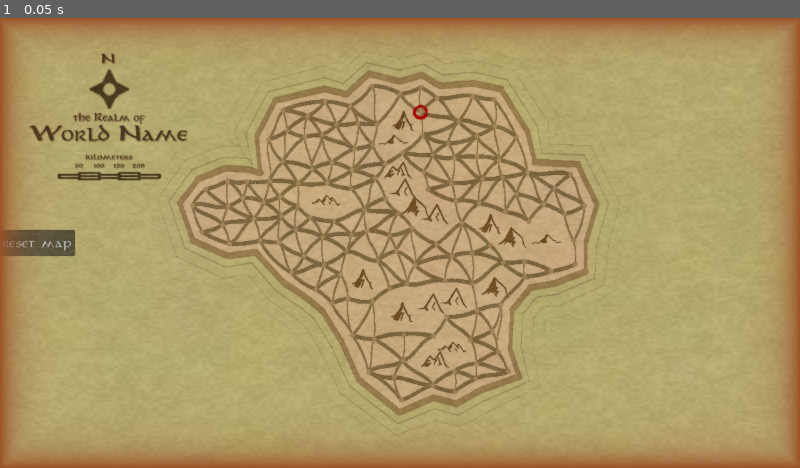
Above: before the commit, frame 1.
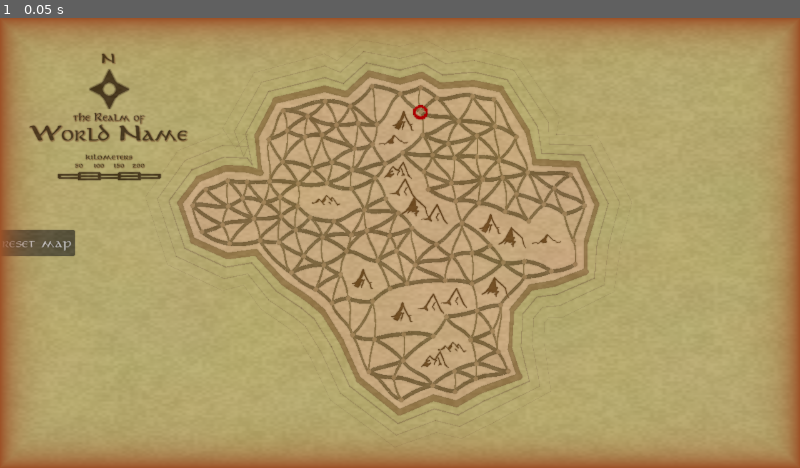
Above: after the commit, the same moment.

Repository: kelsob/apocalych
Game: Godot game, scene res://scenes/2d/Main.tscn
The game is run twice, just before and just after one commit, with the same random seed, the same clock (stepped at 60 frames per second) and the same inputs.
Inputs:
- Up to frame 1 (0.05 s): no input

The runs differ from the first frame. In frame 1, 1.8% of the frame differs, in the area x 24-74%, y 14-86%.

Commit message:
moreeeeee updates yeah.

Diff:
--- a/scripts/2d/MapGenerator2D.gd
+++ b/scripts/2d/MapGenerator2D.gd
@@ -112,7 +112,7 @@
 var travel_current_path: PackedVector2Array = PackedVector2Array()  # Current path being drawn in real-time
 
 # Player trail tracking
-var visited_paths: Dictionary = {}  # "node1_node2" -> true (edges the player has completed)
+var visited_paths: Dictionary = {}  # "node1_node2" -> PackedVector2Array (completed path points)
 var current_travel_path: PackedVector2Array = PackedVector2Array()  # Path currently being drawn (in progress)
 
 # Party indicator node (user will instantiate and assign via @onready)
@@ -2019,13 +2019,16 @@
 	var curve_dir = 1.0 if direction_hash % 2 == 0 else -1.0
 
 	# For longer paths, add S-curve (double curve) with probability
-	var use_s_curve = distance > s_curve_threshold and randf() < s_curve_probability
+	# Use deterministic hash based on nodes for consistency
+	var node_hash = hash(str(node_a.node_index) + "_" + str(node_b.node_index))
+	var use_s_curve = distance > s_curve_threshold and (float(node_hash % 100) / 100.0) < s_curve_probability
 
 	var perpendicular = Vector2(-direction.y, direction.x) * curve_dir
-	# Randomize curve strength: 20% to 50% of base curve_strength (reduced to minimize crossings)
+	# Use deterministic curve strength based on nodes (not random, for consistency)
 	var min_strength = curve_strength * 0.2
 	var max_strength = curve_strength * 0.5
-	var random_strength = randf_range(min_strength, max_strength)
+	var strength_hash = hash(str(node_b.node_index) + "_" + str(node_a.node_index))  # Different hash for variation
+	var random_strength = min_strength + (max_strength - min_strength) * (float(strength_hash % 100) / 100.0)
 	var base_offset = distance * random_strength
 
 	if use_s_curve:
@@ -2388,29 +2391,8 @@
 func draw_player_trail():
 	# Draw dotted lines for all visited paths
 	for edge_key in visited_paths:
-		var parts = edge_key.split("_")
-		if parts.size() != 2:
-			continue
-
-		var node_a_idx = int(parts[0])
-		var node_b_idx = int(parts[1])
-
-		# Find the nodes
-		var node_a: MapNode2D = null
-		var node_b: MapNode2D = null
-
-		for node in map_nodes:
-			if node.node_index == node_a_idx:
-				node_a = node
-			elif node.node_index == node_b_idx:
-				node_b = node
-
-		if node_a == null or node_b == null:
-			continue
-
-		# Get path points (same curve logic as connections)
-		var path_points = get_path_points(node_a, node_b)
-		if path_points.size() > 1:
+		var path_points = visited_paths[edge_key]
+		if path_points is PackedVector2Array and path_points.size() > 1:
 			draw_dotted_path(path_points, trail_color, trail_line_width)
 
 ## Draw a dotted line along a path
@@ -2542,8 +2524,14 @@
 
 ## Calculate path points along a curve between two nodes
 func get_path_points(node_a: MapNode2D, node_b: MapNode2D) -> PackedVector2Array:
-	var pos_a = node_a.position + (node_a.size / 2.0)
-	var pos_b = node_b.position + (node_b.size / 2.0)
+	# CRITICAL: Normalize node order to match connection drawing order
+	# Connection drawing uses processed_edges which normalizes by min/max node_index
+	# So we need to always use the same order (lower index first) to match the drawn curve
+	var first_node = node_a if node_a.node_index < node_b.node_index else node_b
+	var second_node = node_b if node_a.node_index < node_b.node_index else node_a
+
+	var pos_a = first_node.position + (first_node.size / 2.0)
+	var pos_b = second_node.position + (second_node.size / 2.0)
 	var direction = (pos_b - pos_a).normalized()
 	var distance = pos_a.distance_to(pos_b)
 
@@ -2552,14 +2540,16 @@
 	var curve_dir = 1.0 if direction_hash % 2 == 0 else -1.0
 
 	# Check if we should use S-curve (same logic as drawing)
-	var use_s_curve = distance > s_curve_threshold and randf() < s_curve_probability
+	# Use deterministic hash based on nodes for consistency (same as draw_curved_line)
+	var node_hash = hash(str(first_node.node_index) + "_" + str(second_node.node_index))
+	var use_s_curve = distance > s_curve_threshold and (float(node_hash % 100) / 100.0) < s_curve_probability
 
 	var perpendicular = Vector2(-direction.y, direction.x) * curve_dir
 	# Use deterministic curve strength based on nodes (not random, for consistency)
 	var min_strength = curve_strength * 0.2
 	var max_strength = curve_strength * 0.5
-	var node_hash = hash(str(node_a.node_index) + "_" + str(node_b.node_index))
-	var random_strength = min_strength + (max_strength - min_strength) * (float(node_hash % 100) / 100.0)
+	var strength_hash = hash(str(second_node.node_index) + "_" + str(first_node.node_index))  # Different hash for variation
+	var random_strength = min_strength + (max_strength - min_strength) * (float(strength_hash % 100) / 100.0)
 	var base_offset = distance * random_strength
 
 	var points = PackedVector2Array()
@@ -2585,9 +2575,9 @@
 	elif use_curved_lines:
 		# Single curve: quadratic Bezier
 		var control_offset = perpendicular * base_offset
-		var control = pos_a + direction * (distance * 0.5) + control_offset
-
-		var segments = max(8, int(distance / 4.0))
+		var control = (pos_a + pos_b) / 2.0 + control_offset
+
+		var segments = max(8, int(distance / 5.0))
 
 		for i in range(segments + 1):
 			var t = float(i) / float(segments)
@@ -2600,6 +2590,15 @@
 		# Straight line
 		points.append(pos_a)
 		points.append(pos_b)
+
+	# If actual travel direction is opposite to normalized order, reverse the path
+	# (We normalized to lower-index first for curve calculation, but travel might be in reverse)
+	if node_a.node_index > node_b.node_index:
+		# Reverse the points array
+		var reversed_points = PackedVector2Array()
+		for i in range(points.size() - 1, -1, -1):
+			reversed_points.append(points[i])
+		return reversed_points
 
 	return points
 
@@ -2723,9 +2722,10 @@
 	if travel_target_node and travel_start_node:
 		set_party_position(travel_target_node)
 
-		# Lock in completed path - mark this edge as visited
+		# Lock in completed path - store the actual path points that were used
 		var edge_key = _get_edge_key(travel_start_node, travel_target_node)
-		visited_paths[edge_key] = true
+		# Store the full path points (not recalculated, use what was actually traveled)
+		visited_paths[edge_key] = travel_path_points.duplicate()
 
 		# Clear current travel path
 		current_travel_path.clear()
